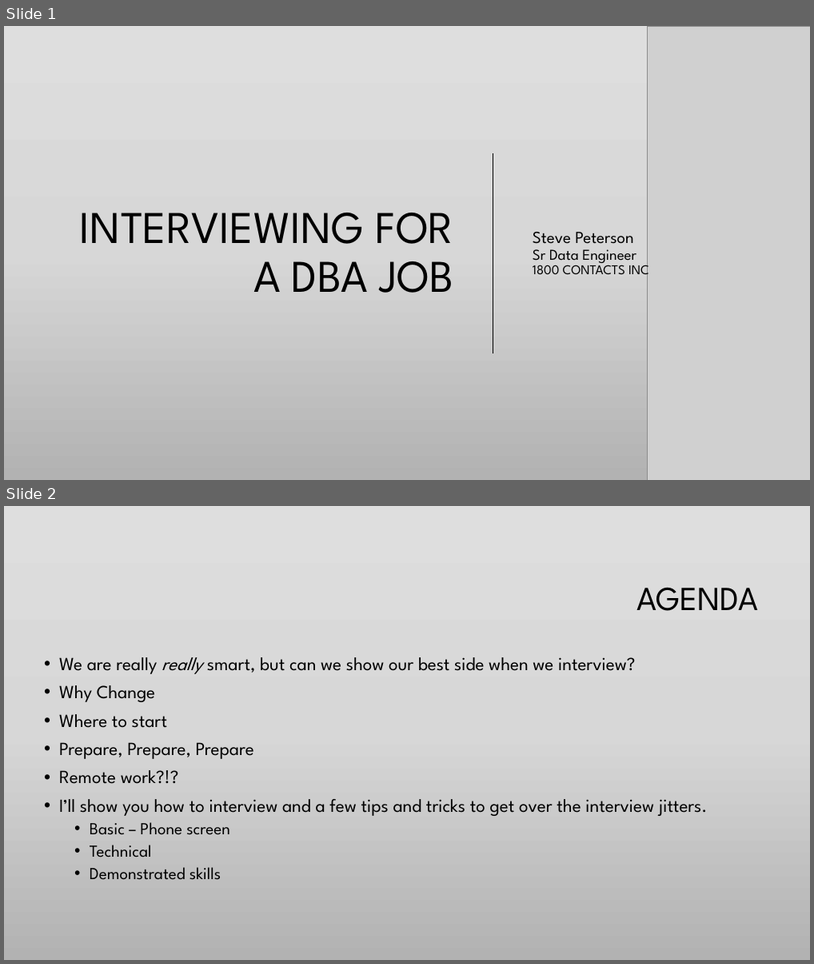
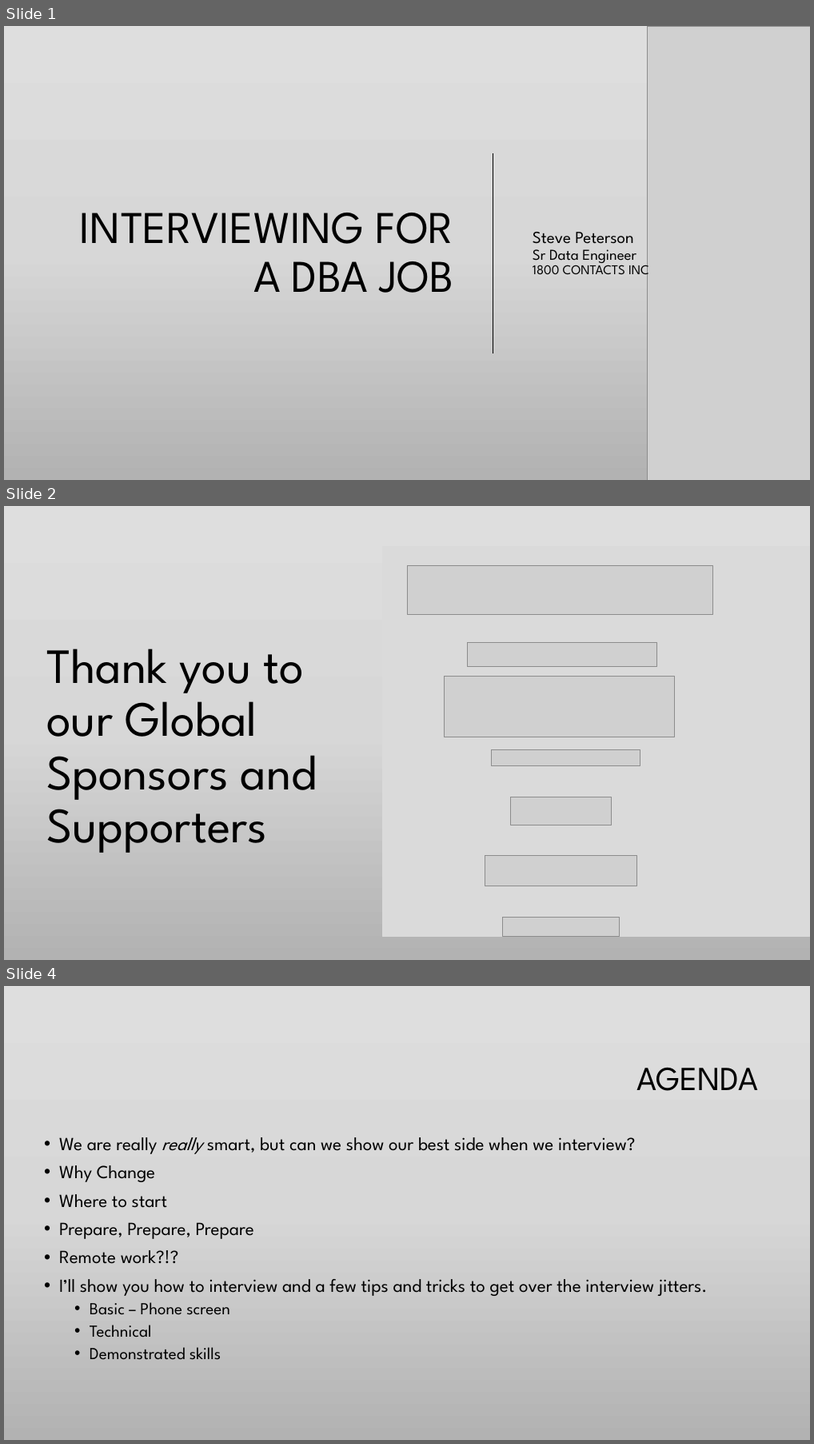
Before and after one commit to SQLFitness/InterviewingForADBAJob, a slide deck: Interviewing for a DBA job and how to Wow your new company.pptx. Shown one above the other, each under a label of ours: slides 1 and 2 before the commit, slides 1, 2 and 4 after it; the slides between them are not shown. The pictures are 814x964 and 814x1444 pixels, drawn with LibreOffice and Linux fonts; fonts in the diff are those of the drawing; grey boxes stand for pictures; background and template pictures are left out. Boxes give left, top, right and bottom in pixels: in the first picture for what was removed or moved away, otherwise in the second. Text is boxed around its words. In the diff, an @@ line names an element or a change of style, - is before the commit and + after.

```diff
--- a/Interviewing for a DBA job and how to Wow your new company.pptx
+++ b/Interviewing for a DBA job and how to Wow your new company.pptx
@@ slide 2 added at (x1=4, y1=506, x2=810, y2=960), background gradient #DFDFDF to #D7D7D7 to #B2B2B2 @@
@@ rectangle added at (x1=383, y1=547, x2=810, y2=936), fill #DADADA, outline #DADADA 1 pt @@
@@ text added at (x1=46, y1=648, x2=317, y2=852), 58.7 pt, text #000000 @@
+Thank you to our Global Sponsors and Supporters
@@ group added at (x1=407, y1=565, x2=714, y2=936): 7 pictures @@
@@ what was slide 2 is now slide 4 @@
```
Also in this commit, not shown: 3 other slides added, 2 other files.
